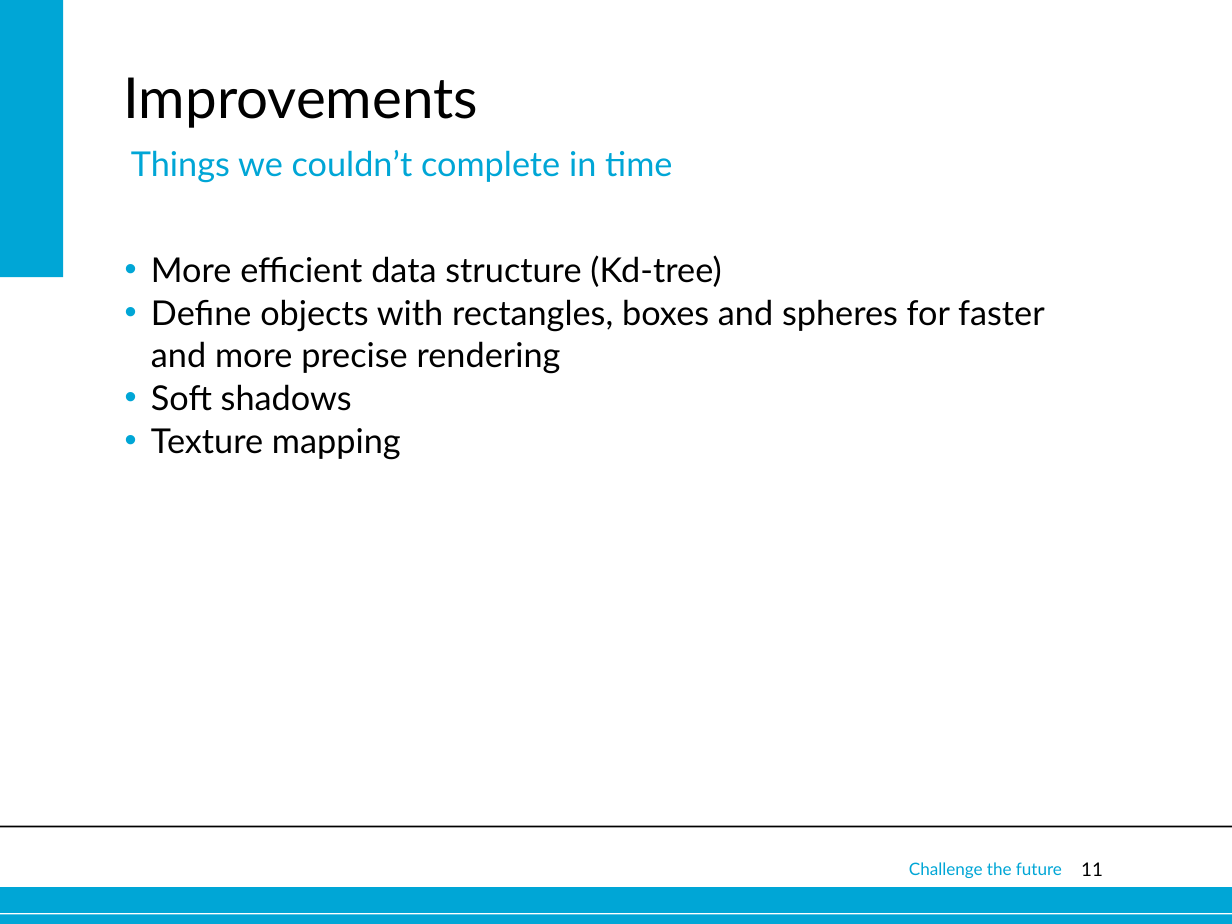
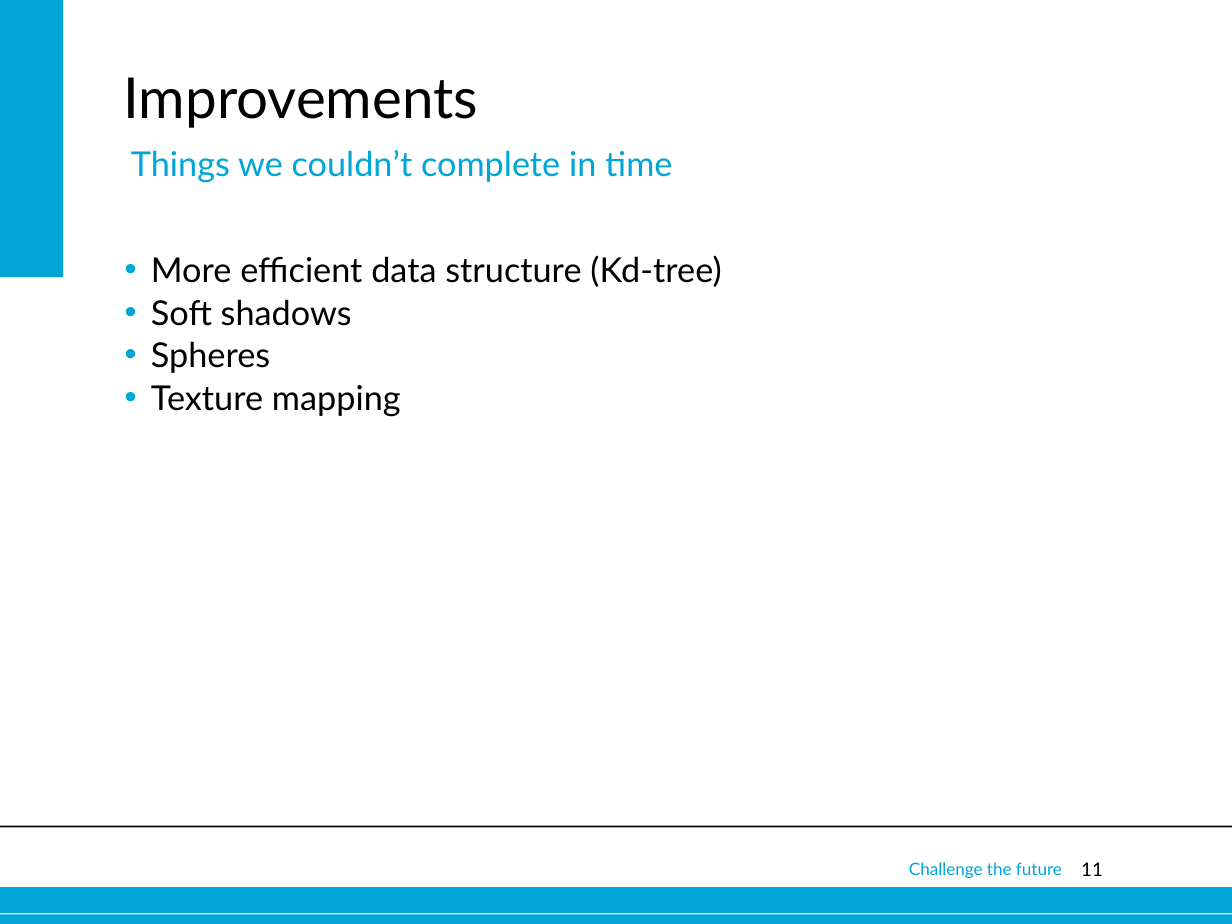
Before and after one commit to wmorssink/raytracert, a slide deck: slide 11 of RayTracing.ppt. Drawn at 1232x924 pixels with LibreOffice and Linux fonts; fonts in the diff are those of the drawing; background and template pictures are left out. Boxes give left, top, right and bottom in pixels: in the first picture for what was removed or moved away, otherwise in the second. Text is boxed around its words. In the diff, an @@ line names an element or a change of style, - is before the commit and + after.

```diff
--- a/RayTracing.ppt
+++ b/RayTracing.ppt
@@ text at bbox=[151, 299, 1045, 374]: paragraph removed @@
-• Define objects with rectangles, boxes and spheres for faster and more precise rendering
@@ text at bbox=[151, 341, 270, 373]: paragraph added @@
+• Spheres
```
Also in this commit, not shown: 1 other slide changed, 3 other files.
